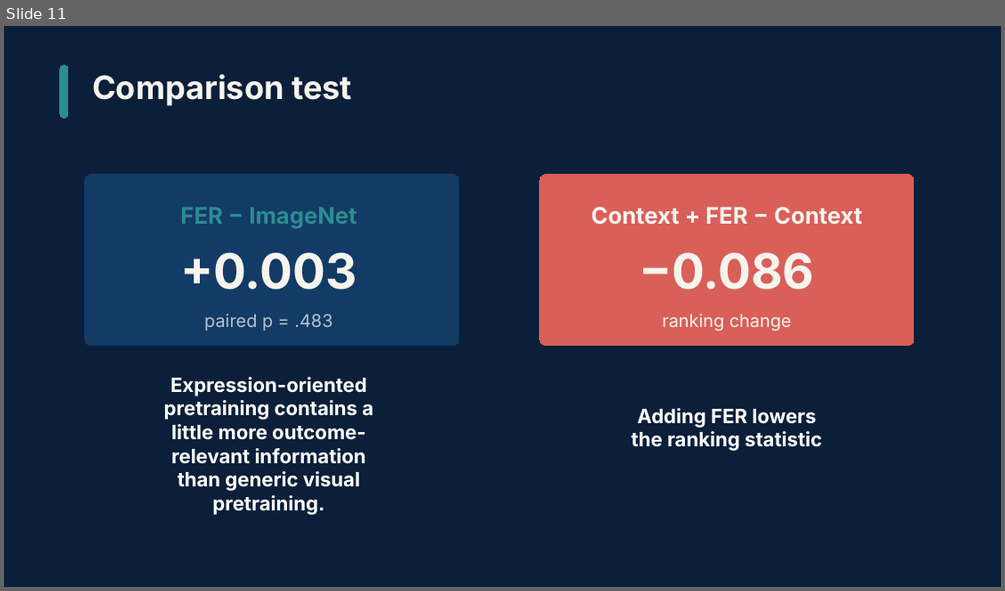
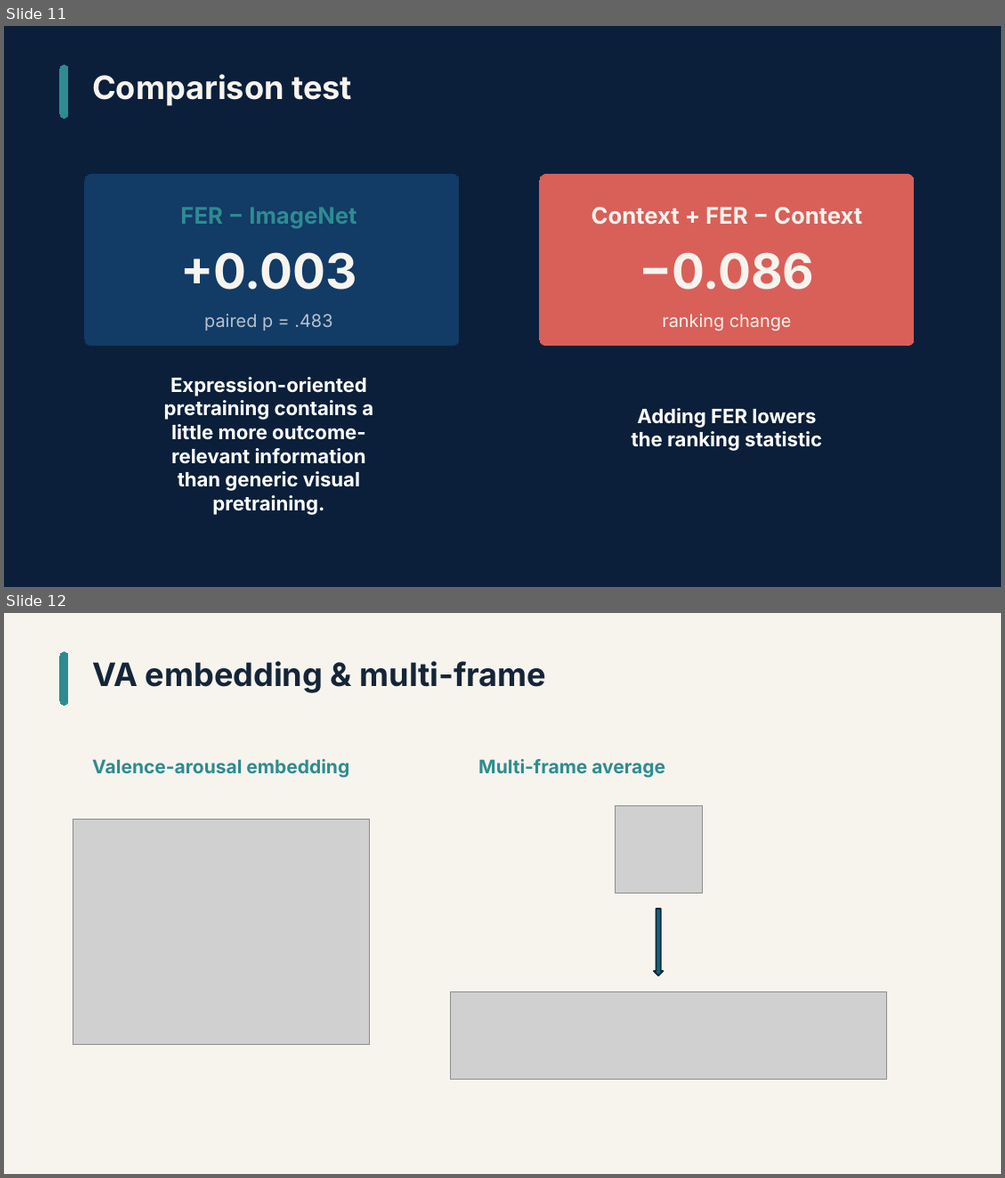
Before and after one commit to Grass456/Penalty-shoot-and-Expression, a slide deck: video/deliverables/Penalty_Shootout_and_Facial_Expression.pptx. Shown one above the other, each under a label of ours: slide 11 before the commit, slides 11 and 12 after it. The pictures are 1005x591 and 1005x1178 pixels, drawn with LibreOffice and Linux fonts; fonts in the diff are those of the drawing; grey boxes stand for pictures. Boxes give left, top, right and bottom in pixels: in the first picture for what was removed or moved away, otherwise in the second. Text is boxed around its words. In the diff, an @@ line names an element or a change of style, - is before the commit and + after.

```diff
--- a/video/deliverables/Penalty_Shootout_and_Facial_Expression.pptx
+++ b/video/deliverables/Penalty_Shootout_and_Facial_Expression.pptx
@@ slide 12 added at [4, 613, 1001, 1174], background #F7F4EE @@
@@ rounded rectangle added at [60, 652, 67, 705], fill #2D8C91, outline #2D8C91 0 pt @@
@@ text added at [92, 661, 547, 693], 31 pt, text #152538, bold @@
+VA embedding & multi-frame
@@ text added at [92, 759, 349, 778], 18 pt, text #2D8C91, bold @@
+Valence-arousal embedding
@@ text added at [478, 759, 665, 778], 18 pt, text #2D8C91, bold @@
+Multi-frame average
@@ picture added at [73, 819, 370, 1044] @@
@@ picture added at [615, 805, 703, 892] @@
@@ down arrow added at [654, 908, 663, 976], fill #156082, outline #092A39 1.5 pt @@
@@ picture added at [451, 991, 886, 1078] @@
```
Also in this commit, not shown: 5 slides changed, 1 slide removed, 1 other file.
